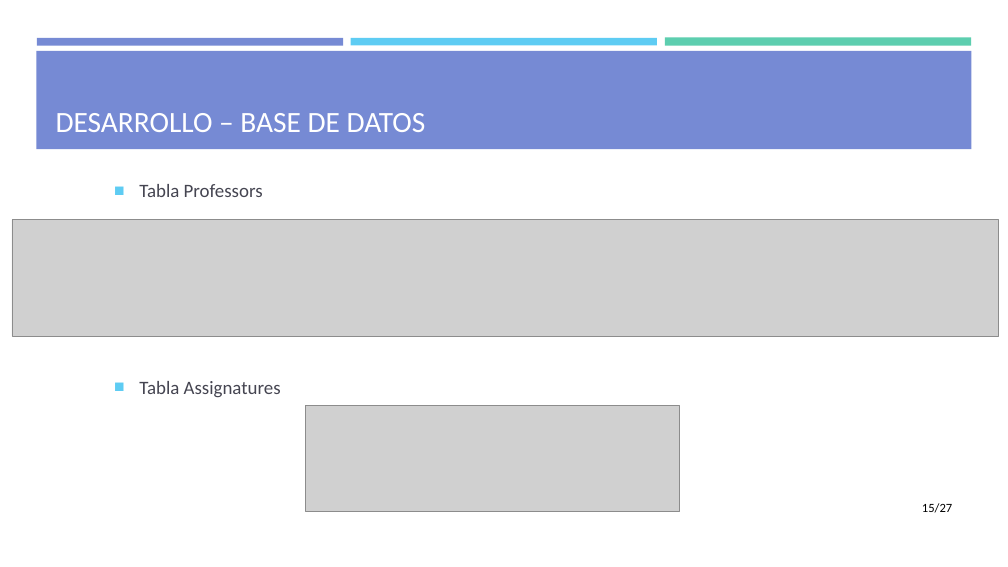
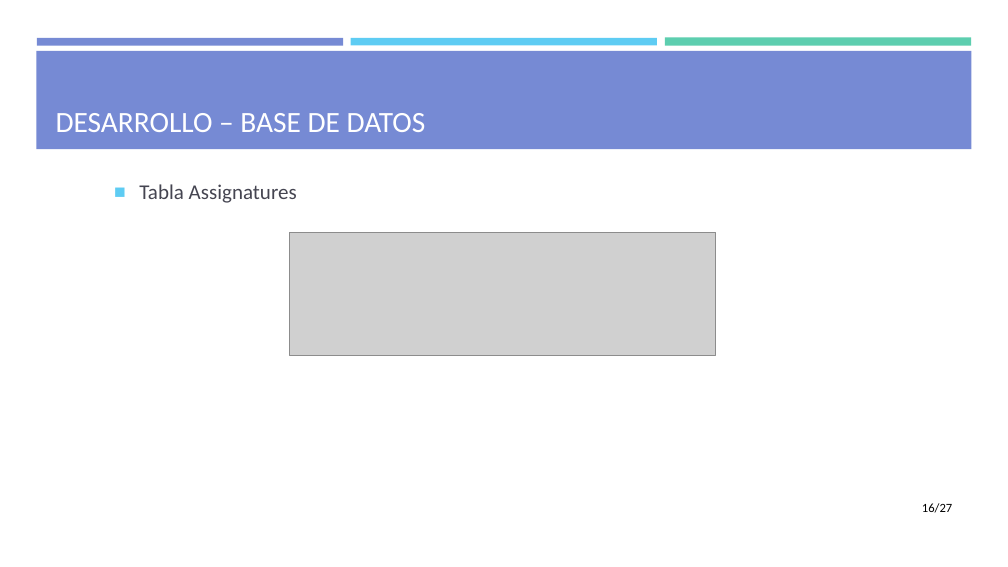
Before and after one commit to mdlunag/tfg, a slide deck: slide 16 of tfg_presentacio.pptx (slide 15 before the commit). Drawn at 1008x567 pixels with LibreOffice and Linux fonts; fonts in the diff are those of the drawing; grey boxes stand for pictures. Boxes give left, top, right and bottom in pixels: in the first picture for what was removed or moved away, otherwise in the second. Text is boxed around its words. In the diff, an @@ line names an element or a change of style, - is before the commit and + after.

```diff
--- a/tfg_presentacio.pptx
+++ b/tfg_presentacio.pptx
@@ text "Tabla Assignatures" at (139,184,297,203): size 18 to 20 pt @@
@@ text at (139,184,263,197): paragraph removed @@
-■ Tabla Professors
@@ picture removed at (12,220,999,337) @@
@@ picture: place and size @@
-picture at (306,406,680,512)
+picture at (290,232,716,355)
@@ page number at (922,503,952,513): text changed @@
-15/27
+16/27
```
Also in this commit, not shown: 5 other slides changed, 2 slides added, 3 other files.
